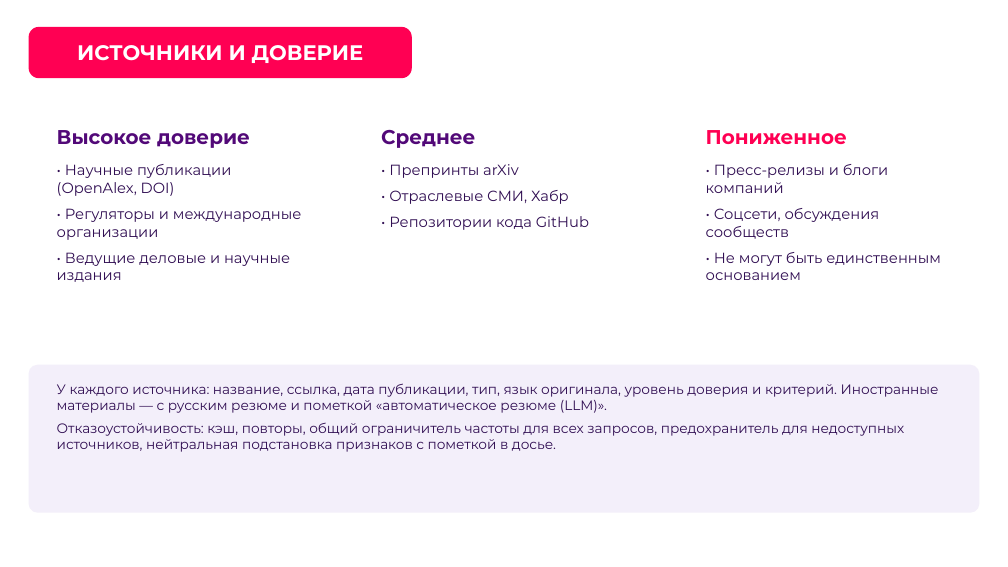
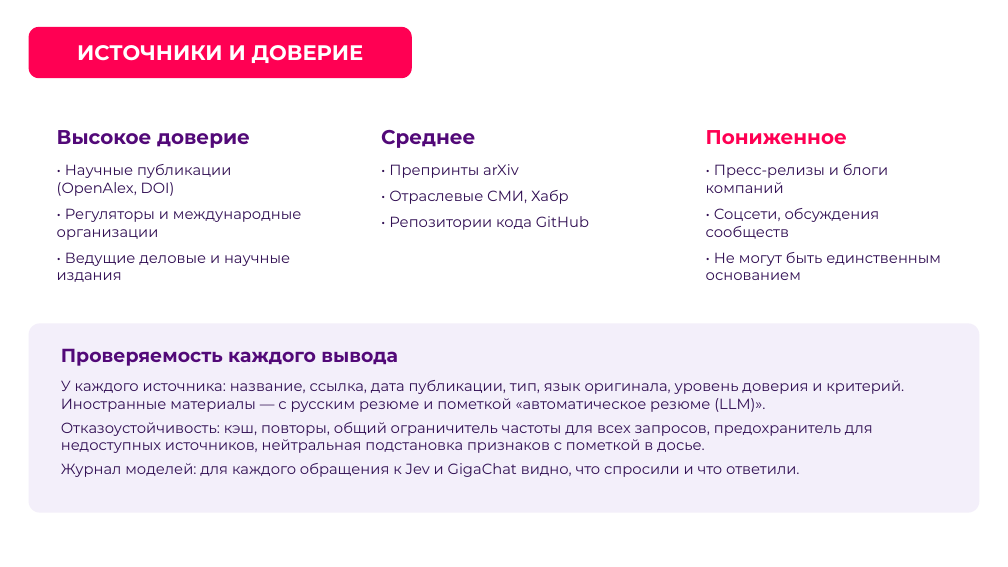
Before and after one commit to Krackenhell/lct-2026-weak-signals, a slide deck: slide 13 of presentation/Агенты_Москвы_Радар_слабых_сигналов.pptx. Drawn at 1008x567 pixels with LibreOffice and Linux fonts; fonts in the diff are those of the drawing; background and template pictures are left out. Boxes give left, top, right and bottom in pixels: in the first picture for what was removed or moved away, otherwise in the second. Text is boxed around its words. In the diff, an @@ line names an element or a change of style, - is before the commit and + after.

Commit message:
docs: presentation logo, illustration, layout polish

```diff
--- a/presentation/Агенты_Москвы_Радар_слабых_сигналов.pptx
+++ b/presentation/Агенты_Москвы_Радар_слабых_сигналов.pptx
@@ rounded rectangle: place and size @@
-rounded rectangle at (29, 100, 330, 348)
+rounded rectangle at (29, 100, 330, 306)
@@ rounded rectangle: place and size @@
-rounded rectangle at (353, 100, 655, 348)
+rounded rectangle at (353, 100, 655, 306)
@@ rounded rectangle: place and size @@
-rounded rectangle at (678, 100, 979, 348)
+rounded rectangle at (678, 100, 979, 306)
@@ rounded rectangle: place and size @@
-rounded rectangle at (29, 364, 980, 513)
+rounded rectangle at (29, 324, 980, 513)
@@ text "Проверяемость каждого вывода": place and size @@
-text "Проверяемость каждого вывода" at (57, 383, 939, 452)
+text "Проверяемость каждого вывода" at (61, 348, 904, 477)
@@ text at (61, 348, 398, 366): paragraph added @@
+Проверяемость каждого вывода
@@ text at (61, 380, 904, 453): size 13 to 14 pt in "У каждого источника: название, ссылка, дата публикации, ...", "Отказоустойчивость: кэш, повторы, общий ограничитель частоты ..." @@
@@ text at (61, 463, 799, 477): paragraph added @@
+Журнал моделей: для каждого обращения к Jev и GigaChat видно, что спросили и что ответили.
```
Also in this commit, not shown: 6 other slides changed, 5 other files.
